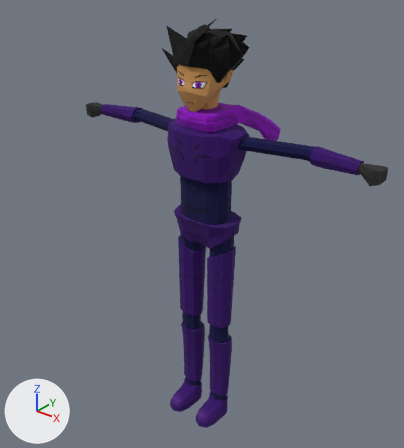
Renders of the glTF model player/player_model/player_model.glb from each side of a commit.
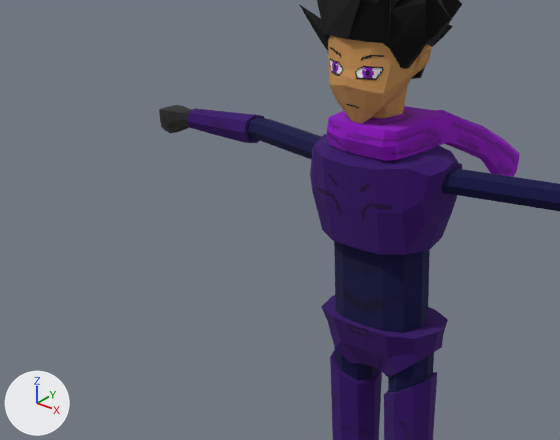
Each version appears first whole from a camera (50 mm lens) standing at (1.82, -2.31, 2.79) and looking at (-0.2, 0.22, 1.22), and next in a close-up on the part from 0% to 75% of the width and 10% to 63% of the height. The axes (+X, +Y, +Z) are drawn at lower left. The lights are the same throughout. The last two pictures show the newer version. Where no turn or scale is listed for an object, it has been applied to the vertices. Vertices at exactly the same position are counted once.
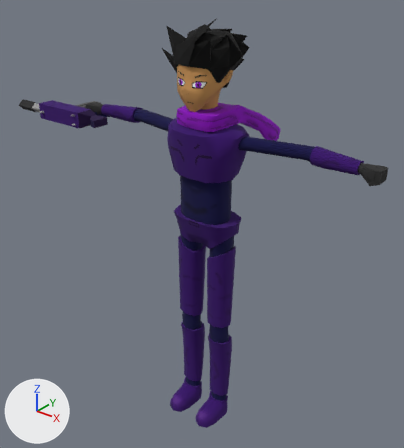
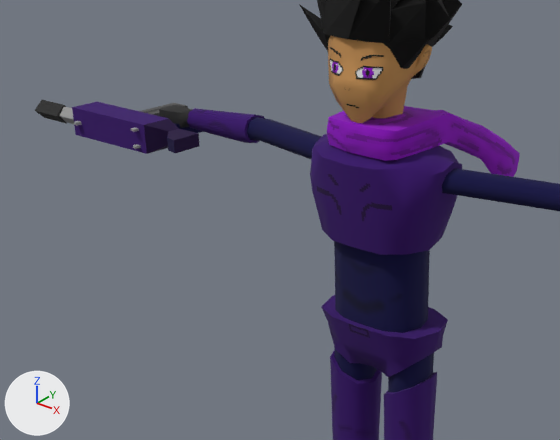
Where the change shows, as pixel boxes [x1, y1, x2, y2] in the close-ups (560 x 440 px):
'Cube', added (purple): after [34, 100, 203, 154]

The change, as a diff of the scene's bpy script:
```diff
--- a/player/player_model/player_model.glb.py
+++ b/player/player_model/player_model.glb.py
@@ img_sub_machinegun @@
+img_sub_machinegun = load_image('sub_machinegun', '_unpacked/sub_machinegun', 64, 64, 'sRGB')
@@ mat_sub_machinegun @@
+mat_sub_machinegun = principled_material('sub_machinegun')
+mat_sub_machinegun.texture = img_sub_machinegun
+mat_sub_machinegun.roughness = 1.0
@@ me_mesh @@
 me_mesh.from_pydata(...)  # 236 vertices, 468 faces; spans x -0.144..0.144, y -0.16..0.089, z 1.969..2.379
 # used by ob_cube_001; location = (0.0, 0.0, 0.0)
+# me_mesh part 1: its shading normals changed
 me_mesh.materials.append(mat_player)
@@ me_cube @@
+me_cube.from_pydata(...)  # 98 vertices, 144 faces; spans x -0.59..0.178, y -0.201..0.141, z -0.049..0.049
+me_cube.materials.append(mat_sub_machinegun)  # picture img_sub_machinegun
@@ ob_cube @@
+ob_cube = bpy.data.objects.new('Cube', me_cube)
+ob_cube.location = (-0.933, 0.045, 1.852)
```
